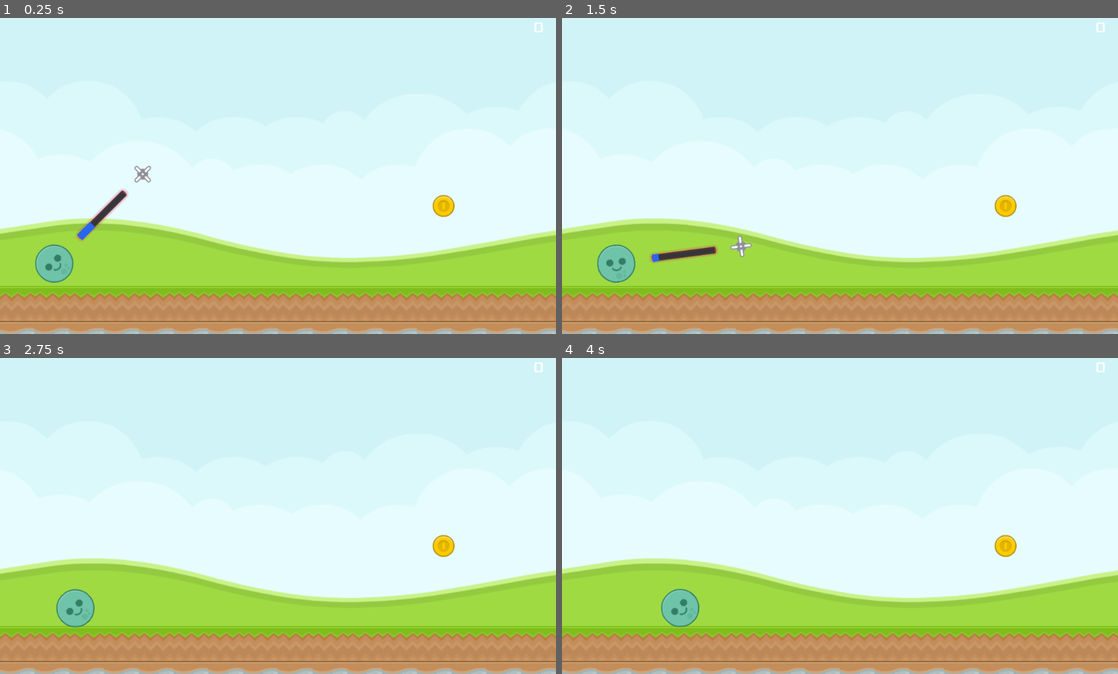
Above: before the commit, frames 1-4 (two rows, left to right).
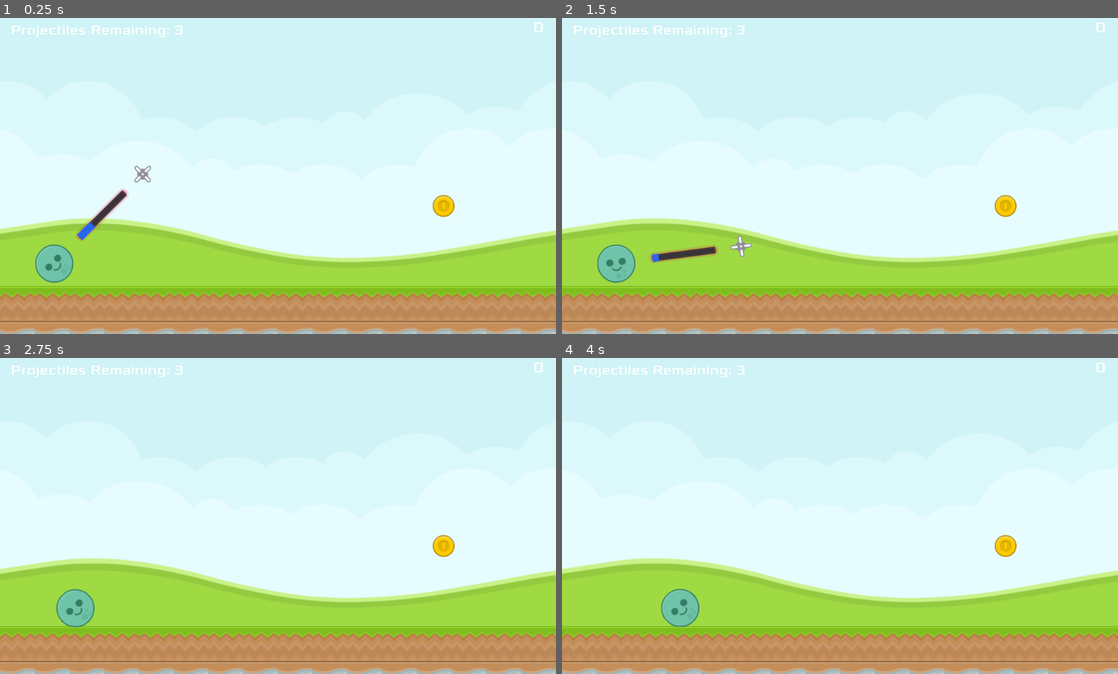
Above: after the commit, the same moments.

Repository: cpvanlue/P1-cpvanlue
Game: Godot game, scene res://src/Level.tscn
The game is run twice, just before and just after one commit, with the same random seed, the same clock (stepped at 60 frames per second) and the same inputs.
Inputs:
- Up to frame 1 (0.25 s): no input
- Up to frame 2 (1.5 s): tap Enter at 0.5 s; hold Down (decrease_angle) 0.53-1.28 s; tap Left (decrease_strength) at 1.35 s
- Up to frame 3 (2.75 s): tap Space (launch) at 2 s; hold Up (increase_angle) from 2.03 s (still down)
- Up to frame 4 (4 s): release Up (increase_angle) at 2.78 s; tap Right (increase_strength) at 2.85 s; tap Space (launch) at 3.6 s

The runs differ from the first frame. In frame 1, 0.3% of the frame differs, in the area x 2-33%, y 2-7%; in frame 2, 0.3%; in frame 3, 0.3%; in frame 4, 0.3%.

Commit message:
Add Projectiles Remaining label to HUD to monitor projectiles in inventory

Diff:
--- a/project/src/HUD.tscn
+++ b/project/src/HUD.tscn
@@ -1,20 +1,35 @@
-[gd_scene load_steps=5 format=2]
+[gd_scene load_steps=6 format=2]
 
 [ext_resource path="res://assets/Xolonium-Regular.ttf" type="DynamicFontData" id=2]
 
 [sub_resource type="DynamicFont" id=1]
+size = 24
+font_data = ExtResource( 2 )
+
+[sub_resource type="DynamicFont" id=2]
 size = 27
 font_data = ExtResource( 2 )
 
-[sub_resource type="DynamicFont" id=2]
+[sub_resource type="DynamicFont" id=3]
 size = 56
 font_data = ExtResource( 2 )
 
-[sub_resource type="DynamicFont" id=3]
+[sub_resource type="DynamicFont" id=4]
 size = 35
 font_data = ExtResource( 2 )
 
 [node name="HUD" type="CanvasLayer"]
+
+[node name="ProjectilesRemaining" type="Label" parent="."]
+margin_left = 20.2043
+margin_top = 23.5717
+margin_right = 321.204
+margin_bottom = 53.5717
+custom_fonts/font = SubResource( 1 )
+text = "Projectiles Remaining: "
+__meta__ = {
+"_edit_use_anchors_": false
+}
 
 [node name="ScoreLabel" type="Label" parent="."]
 anchor_left = 1.0
--- a/project/src/Level.gd
+++ b/project/src/Level.gd
@@ -6,6 +6,7 @@
 
 func _ready():
 	create_ball()
+	$HUD/ProjectilesRemaining.text = "Projectiles Remaining: %d" % remaining_projectiles
 
 func create_ball():
 	ball = load("res://src/Ball.tscn").instance()
@@ -19,13 +20,15 @@
 		$HUD/ScoreLabel.text = str(score)
 		print("Coin get!")
 
+func destroy_ball():
+	ball.call_deferred("free")
+	remaining_projectiles -= 1
+	$HUD/ProjectilesRemaining.text = "Projectiles Remaining: %d" % remaining_projectiles
+	if remaining_projectiles > 0:
+		create_ball()
+
 func _on_KillZone_body_entered(body: RigidBody2D):
-	if body.projectileName == "Ball":
-		body.queue_free()
-		remaining_projectiles -= 1
-		print(remaining_projectiles)
-		if remaining_projectiles > 0:
-			create_ball()
+	destroy_ball()
 
 func _on_Ball_sleeping_state_changed():
 	$Ball.queue_free()
Not shown: 3 places in project/src/HUD.tscn that only renumber resources
